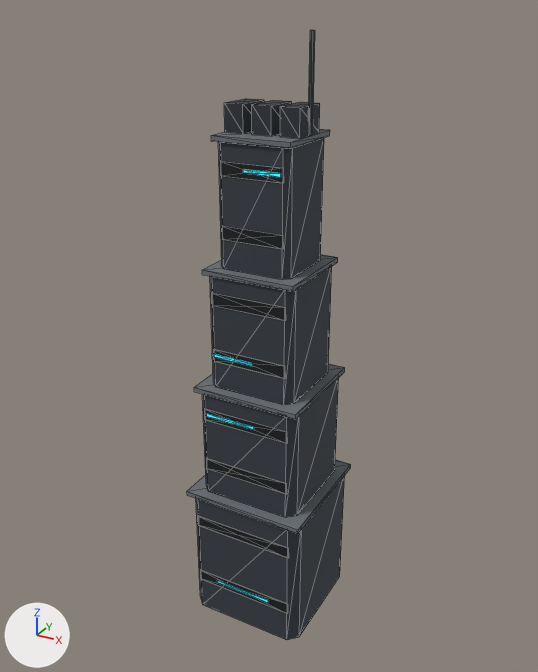
An edit to the glTF model generated_assets/environments/helix/hlx_env_massing_tower_b.glb, drawn before and after from the same camera.
Camera for both pictures: a 50 mm camera at (7.71, -14.15, 14.59) aimed at (-0.13, 0.11, 7.47). The axes (+X, +Y, +Z) are drawn at lower left. The lights are the same throughout. The picture after the commit comes second. Mesh edges are drawn as thin lines. Where no turn or scale is listed for an object, it has been applied to the vertices. Vertices at exactly the same position are counted once.

The first picture shows 'mesh_intact'.
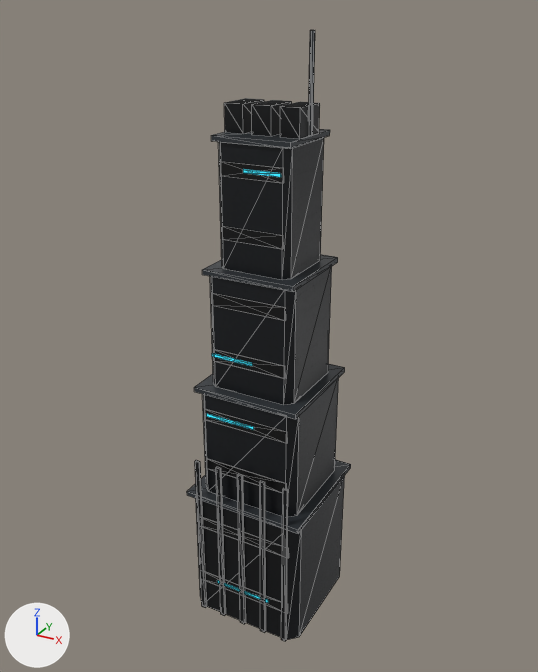
Diff of the bpy script that builds the scene:
```diff
--- a/generated_assets/environments/helix/hlx_env_massing_tower_b.glb.py
+++ b/generated_assets/environments/helix/hlx_env_massing_tower_b.glb.py
@@ mat_mat_reinforced_steel_hlx @@
 mat_mat_reinforced_steel_hlx = bpy.data.materials.new('mat_reinforced_steel_hlx')
-# nodes: BsdfPrincipled, OutputMaterial
-# colours: dark grey #383e46
+# nodes: BsdfPrincipled, Math, Mix x2, NormalMap, OutputMaterial, SeparateColor, TexImage x3, VertexColor
+# colours: grey #98958a, mixed with the vertex colours
+# uses the picture img_hlx_mat_reinforced_steel_a_albedo
+# uses the picture img_hlx_mat_reinforced_steel_a_normal
+# uses the picture img_hlx_mat_reinforced_steel_a_orm
@@ mat_trim_trim_hlx @@
 mat_trim_trim_hlx = bpy.data.materials.new('trim_trim_hlx')
-# nodes: BsdfPrincipled, OutputMaterial
-# colours: grey #70757a
+# nodes: BsdfPrincipled, Math, Mix x2, NormalMap, OutputMaterial, SeparateColor, TexImage x3, VertexColor
+# colours: grey #8b9196, mixed with the vertex colours
+# uses the picture img_shr_mat_brushed_steel_a_albedo
+# uses the picture img_shr_mat_brushed_steel_a_normal
+# uses the picture img_shr_mat_brushed_steel_a_orm
@@ me_mesh_intact @@
-me_mesh_intact.from_pydata(...)  # 228 vertices, 360 faces; spans x -1.55..1.55, y -1.55..1.55, z 0.0..14.21
+me_mesh_intact.from_pydata(...)  # 386 vertices, 600 faces; spans x -1.55..1.55, y -1.56..1.55, z 0.0..14.21
+# me_mesh_intact part 1: a new loose piece, a box spanning x -0.66..-0.54, y -1.56..-1.5, z 0.0..4.56, in mat_trim_dark_hlx
+# me_mesh_intact part 2: a new loose piece, a box spanning x -0.06..0.06, y -1.56..-1.5, z 0.0..4.56, in mat_trim_dark_hlx
+# me_mesh_intact part 3: a new loose piece, a box spanning x 0.54..0.66, y -1.56..-1.5, z 0.0..4.56, in mat_trim_dark_hlx
+# me_mesh_intact part 4
+# 7 vertices are added at x -1.26..1.14, y -1.56..-1.5, z 0.0..4.56
+# 7 new vertices lie (0.12, 0.0, 0.0) away from vertices in x -1.26..1.14, y -1.56..-1.5, z 0.0..4.56
+# 24 new faces join them, mat_trim_dark_hlx
+# other edits to the shape of me_mesh_intact do not show in these pictures
 me_mesh_intact.materials.append(mat_emit_cyan_hlx)
```

Pixel boxes (x1, y1, x2, y2) of what changed, in the pictures (538 x 672 px):
'mesh_intact', surface changed, reshaped
    before: (187, 30, 351, 640)
    after: (187, 30, 351, 641)
part 1 of me_mesh_intact, added
    after: (216, 467, 226, 616)
part 2 of me_mesh_intact, added
    after: (237, 474, 246, 624)
part 3 of me_mesh_intact, added
    after: (260, 481, 266, 633)
part 4 of me_mesh_intact, added
    after: (195, 460, 288, 641)
